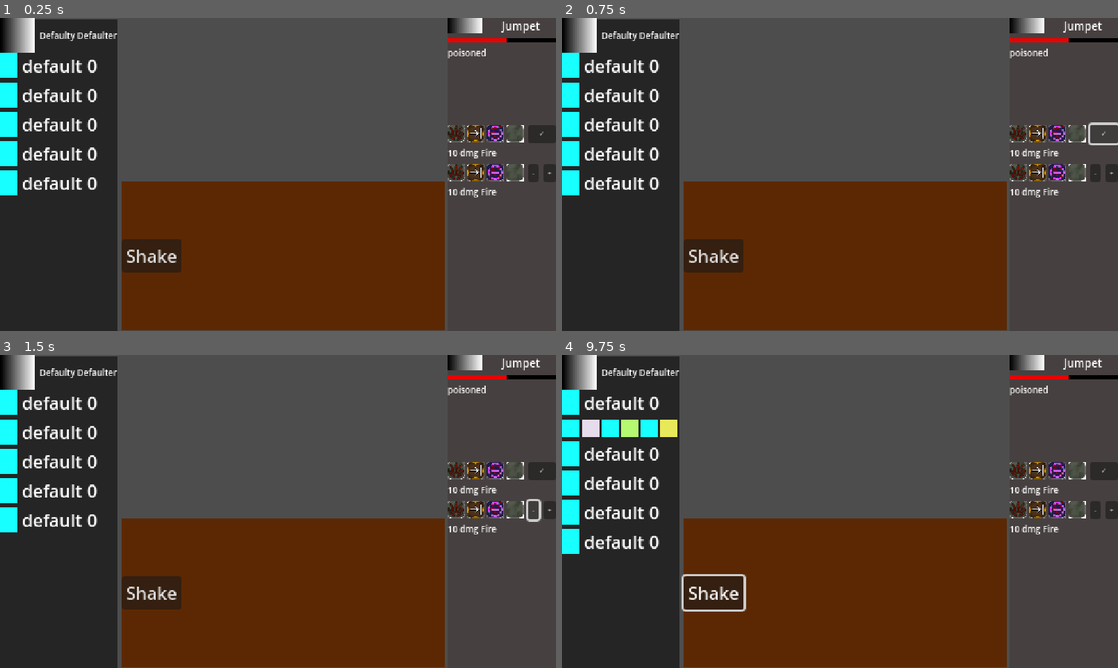
Above: before the commit, frames 1-4 (two rows, left to right).
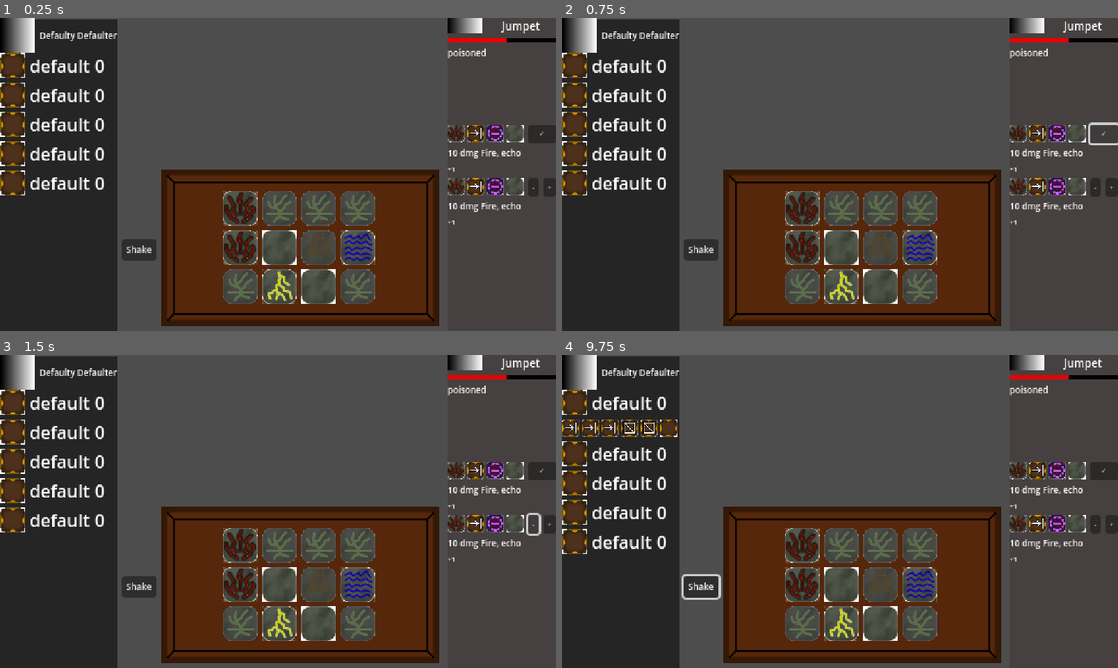
Above: after the commit, the same moments.

Repository: brianhall1313/rune-box-dice-roller
Game: Godot game, scene res://scenes/encounter.tscn
The game is run twice, just before and just after one commit, with the same random seed, the same clock (stepped at 60 frames per second) and the same inputs. The project has no main scene, so this scene is started directly.
Inputs (mouse positions are in pixels of both pictures, inside the frame that each line leads up to):
- Up to frame 1 (0.25 s): no input
- Up to frame 2 (0.75 s): click "✓" at 0.5 s
- Up to frame 3 (1.5 s): click "-" at 1.25 s
- Up to frame 4 (9.75 s): click "+" at 2 s; click "Shake" at 2.75 s; click "✓" at 3.5 s; click "-" at 4.25 s; click "+" at 5 s; click "Shake" at 5.75 s; click "✓" at 6.5 s; click "-" at 7.25 s; click "+" at 8 s; click "Shake" at 8.75 s; tap Enter at 9.5 s; move the mouse to (612, 401) at 9.52 s; click (612, 401) at 9.6 s

The runs differ from the first frame. In frame 1, 22% of the frame differs, in the area x 0-100%, y 11-100%; in frame 2, 22%; in frame 3, 22%; in frame 4, 24%.

Commit message:
adding box in, updating die graphic placeholders and such

Diff:
--- a/scenes/active_panel.tscn
+++ b/scenes/active_panel.tscn
@@ -1,4 +1,6 @@
-[gd_scene format=3 uid="uid://h587v4triyb6"]
+[gd_scene load_steps=2 format=3 uid="uid://h587v4triyb6"]
+
+[ext_resource type="PackedScene" uid="uid://dgo31qb3uyshh" path="res://scenes/box.tscn" id="1_6qcb3"]
 
 [node name="active_panel" type="Control"]
 layout_mode = 3
@@ -6,16 +8,7 @@
 offset_left = 112.0
 offset_top = 150.0
 offset_right = 409.0
-offset_bottom = 287.0
-
-[node name="ColorRect" type="ColorRect" parent="."]
-layout_mode = 1
-anchors_preset = 15
-anchor_right = 1.0
-anchor_bottom = 1.0
-grow_horizontal = 2
-grow_vertical = 2
-color = Color(0.360483, 0.15695, 0.0120854, 1)
+offset_bottom = 295.0
 
 [node name="HBoxContainer" type="HBoxContainer" parent="."]
 layout_mode = 1
@@ -31,9 +24,9 @@
 
 [node name="Button" type="Button" parent="HBoxContainer/VBoxContainer"]
 layout_mode = 2
+theme_override_font_sizes/font_size = 8
 text = "Shake
 "
 
-[node name="GridContainer" type="GridContainer" parent="HBoxContainer"]
+[node name="box" parent="HBoxContainer" instance=ExtResource("1_6qcb3")]
 layout_mode = 2
-size_flags_horizontal = 3
--- a/scenes/dice_entry.tscn
+++ b/scenes/dice_entry.tscn
@@ -1,6 +1,9 @@
-[gd_scene load_steps=2 format=3 uid="uid://dg5jgxbrxsn8u"]
+[gd_scene load_steps=5 format=3 uid="uid://dg5jgxbrxsn8u"]
 
 [ext_resource type="Script" path="res://scenes/dice_entry.gd" id="1_7v4nj"]
+[ext_resource type="Texture2D" uid="uid://cpvb5j6ghcqcv" path="res://textures/Craft_Die.png" id="2_16kty"]
+[ext_resource type="Texture2D" uid="uid://dnee5630octbt" path="res://textures/Lob_Glyph.png" id="3_y1sxj"]
+[ext_resource type="Texture2D" uid="uid://jmp57s4hr8ll" path="res://textures/Temper_Glyph.png" id="4_d1h3l"]
 
 [node name="dice_entry" type="VBoxContainer"]
 script = ExtResource("1_7v4nj")
@@ -8,10 +11,11 @@
 [node name="dice_summary" type="HBoxContainer" parent="."]
 layout_mode = 2
 
-[node name="glyph_icon" type="ColorRect" parent="dice_summary"]
+[node name="type_icon" type="TextureRect" parent="dice_summary"]
 custom_minimum_size = Vector2(16, 16)
 layout_mode = 2
-color = Color(0.0901961, 1, 1, 1)
+texture = ExtResource("2_16kty")
+expand_mode = 2
 
 [node name="glyph_title" type="Label" parent="dice_summary"]
 layout_mode = 2
@@ -30,32 +34,38 @@
 layout_mode = 2
 theme_override_constants/separation = 2
 
-[node name="glyph_icon" type="ColorRect" parent="full_dice_view/HBoxContainer2"]
+[node name="glyph_icon1" type="TextureRect" parent="full_dice_view/HBoxContainer2"]
 custom_minimum_size = Vector2(16, 16)
 layout_mode = 2
-color = Color(0.0901961, 1, 1, 1)
+texture = ExtResource("3_y1sxj")
+expand_mode = 2
 
-[node name="glyph_icon2" type="ColorRect" parent="full_dice_view/HBoxContainer2"]
+[node name="glyph_icon2" type="TextureRect" parent="full_dice_view/HBoxContainer2"]
 custom_minimum_size = Vector2(16, 16)
 layout_mode = 2
-color = Color(0.901492, 0.861697, 0.922959, 1)
+texture = ExtResource("3_y1sxj")
+expand_mode = 2
 
-[node name="glyph_icon3" type="ColorRect" parent="full_dice_view/HBoxContainer2"]
+[node name="glyph_icon3" type="TextureRect" parent="full_dice_view/HBoxContainer2"]
 custom_minimum_size = Vector2(16, 16)
 layout_mode = 2
-color = Color(0.0901961, 1, 1, 1)
+texture = ExtResource("3_y1sxj")
+expand_mode = 2
 
-[node name="glyph_icon4" type="ColorRect" parent="full_dice_view/HBoxContainer2"]
+[node name="glyph_icon4" type="TextureRect" parent="full_dice_view/HBoxContainer2"]
 custom_minimum_size = Vector2(16, 16)
 layout_mode = 2
-color = Color(0.709957, 0.972006, 0.443958, 1)
+texture = ExtResource("4_d1h3l")
+expand_mode = 2
 
-[node name="glyph_icon5" type="ColorRect" parent="full_dice_view/HBoxContainer2"]
+[node name="glyph_icon5" type="TextureRect" parent="full_dice_view/HBoxContainer2"]
 custom_minimum_size = Vector2(16, 16)
 layout_mode = 2
-color = Color(0.0901961, 1, 1, 1)
+texture = ExtResource("4_d1h3l")
+expand_mode = 2
 
-[node name="glyph_icon6" type="ColorRect" parent="full_dice_view/HBoxContainer2"]
+[node name="glyph_icon6" type="TextureRect" parent="full_dice_view/HBoxContainer2"]
 custom_minimum_size = Vector2(16, 16)
 layout_mode = 2
-color = Color(0.909691, 0.91223, 0.352799, 1)
+texture = ExtResource("2_16kty")
+expand_mode = 2
--- a/scenes/encounter.tscn
+++ b/scenes/encounter.tscn
@@ -17,3 +17,5 @@
 [node name="right_panel" parent="UI" instance=ExtResource("2_yr2bm")]
 
 [node name="active_panel" parent="UI" instance=ExtResource("3_5nnk0")]
+offset_top = 139.0
+offset_bottom = 287.0
--- a/scenes/rune_spell.tscn
+++ b/scenes/rune_spell.tscn
@@ -39,4 +39,9 @@
 [node name="effects" type="Label" parent="."]
 layout_mode = 2
 theme_override_font_sizes/font_size = 8
-text = "10 dmg Fire"
+text = "10 dmg Fire, echo"
+
+[node name="power-ups" type="Label" parent="."]
+layout_mode = 2
+theme_override_font_sizes/font_size = 6
+text = "+1"
